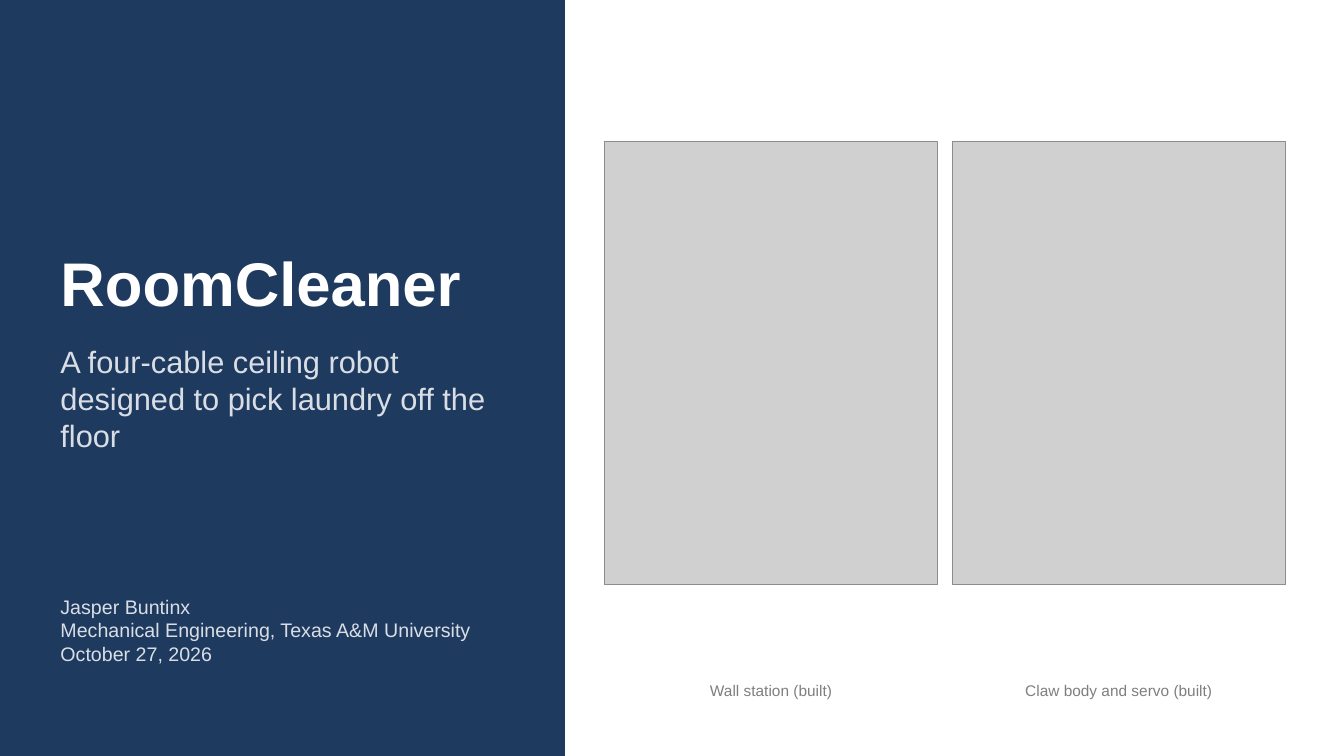
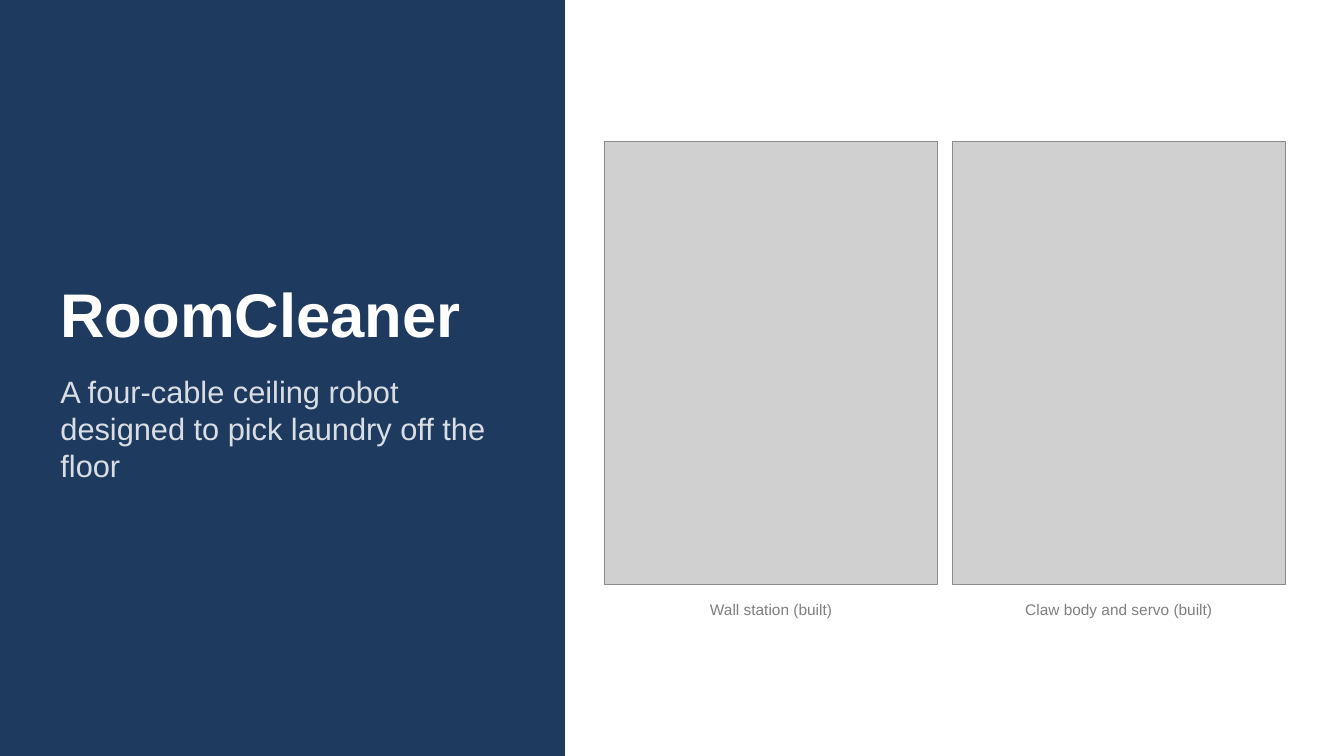
Before and after one commit to Jaspario1199/RoomCleaner, a slide deck: slide 3 of docs/presentation/deck_v8/RoomCleaner_Buntinx_Oct27_v8.pptx (slide 1 before the commit). Drawn at 1344x756 pixels with LibreOffice and Linux fonts; fonts in the diff are those of the drawing; grey boxes stand for pictures. Boxes give left, top, right and bottom in pixels: in the first picture for what was removed or moved away, otherwise in the second. Text is boxed around its words. In the diff, an @@ line names an element or a change of style, - is before the commit and + after.

```diff
--- a/docs/presentation/deck_v8/RoomCleaner_Buntinx_Oct27_v8.pptx
+++ b/docs/presentation/deck_v8/RoomCleaner_Buntinx_Oct27_v8.pptx
@@ text "RoomCleaner": place and size @@
-text "RoomCleaner" at (60, 261, 460, 307)
+text "RoomCleaner" at (60, 292, 460, 338)
@@ text "A four-cable ceiling robot designed ...": place and size @@
-text "A four-cable ceiling robot designed ..." at (60, 350, 485, 448)
+text "A four-cable ceiling robot designed ..." at (60, 380, 485, 478)
@@ text "Wall station (built)": place and size @@
-text "Wall station (built)" at (710, 685, 832, 699)
+text "Wall station (built)" at (710, 604, 832, 618)
@@ text "Claw body and servo (built)": place and size @@
-text "Claw body and servo (built)" at (1025, 685, 1213, 699)
+text "Claw body and servo (built)" at (1025, 604, 1213, 618)
@@ text removed at (60, 600, 470, 664) @@
-Jasper Buntinx
-Mechanical Engineering, Texas A&M University
-October 27, 2026
```
Also in this commit, not shown: 1 slide added, 4 other files.
